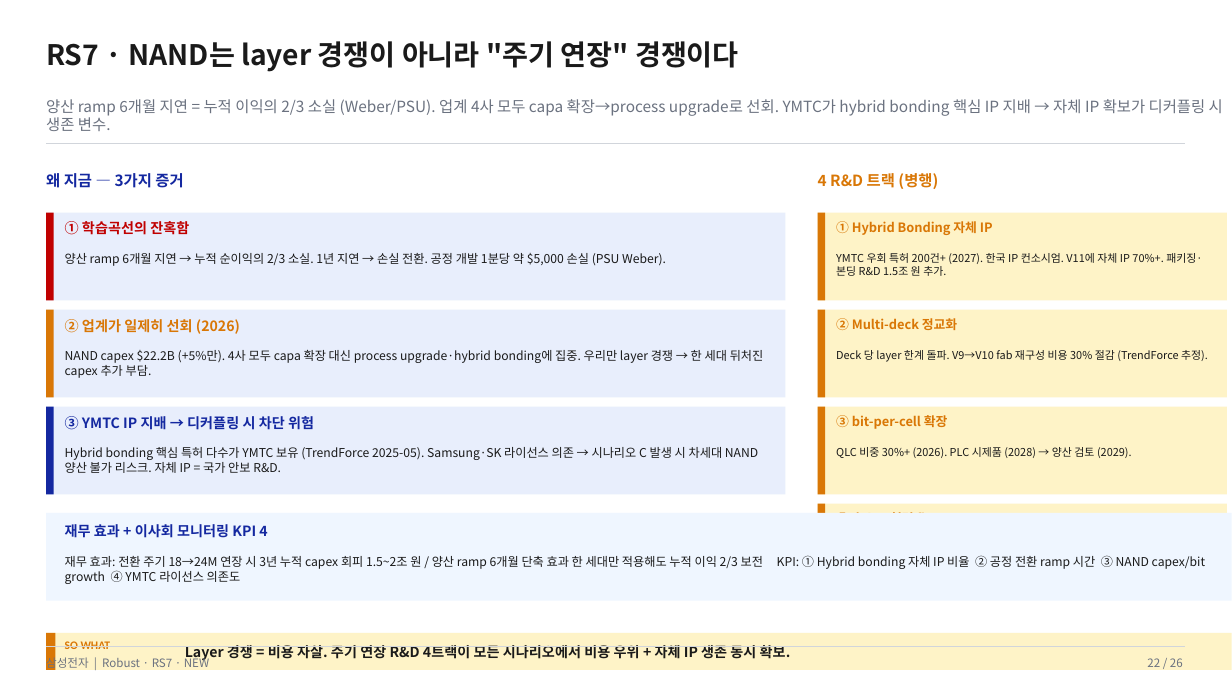
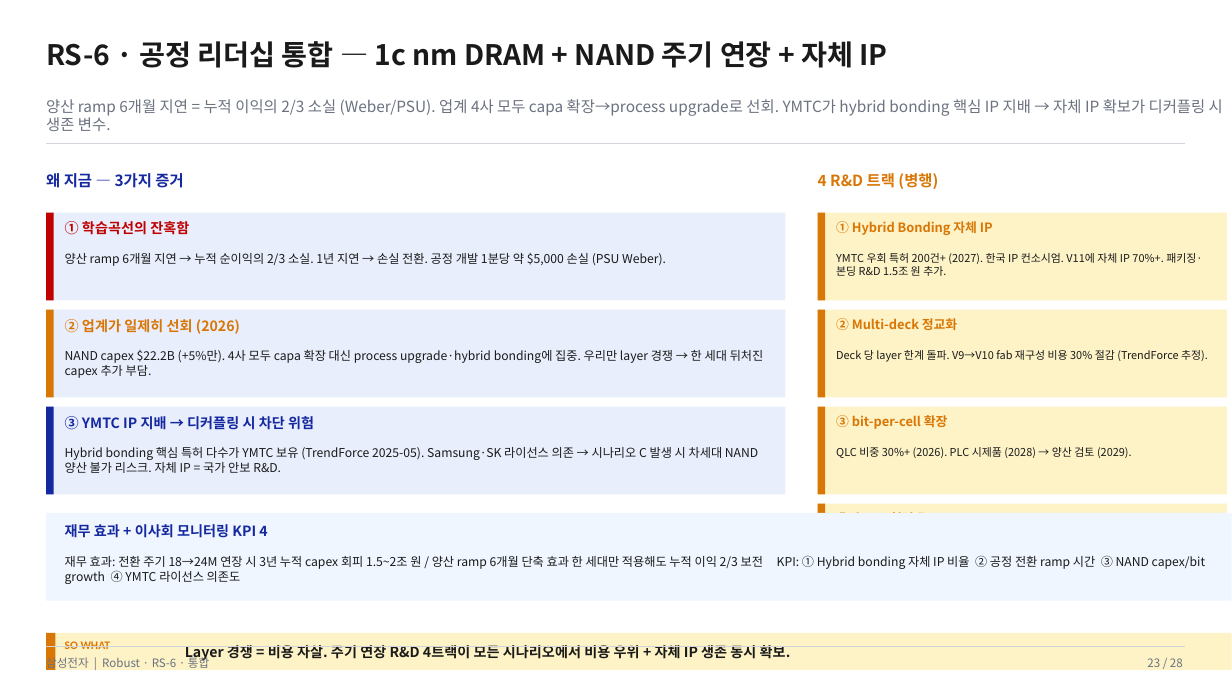
Before and after one commit to k31001/action-learning, a slide deck: slide 23 of presentation/samsung-memory-scenario-planning.pptx (slide 22 before the commit). Drawn at 1232x693 pixels with LibreOffice and Linux fonts; fonts in the diff are those of the drawing. Boxes give left, top, right and bottom in pixels: in the first picture for what was removed or moved away, otherwise in the second. Text is boxed around its words. In the diff, an @@ line names an element or a change of style, - is before the commit and + after.

```diff
--- a/presentation/samsung-memory-scenario-planning.pptx
+++ b/presentation/samsung-memory-scenario-planning.pptx
@@ text at <box>46,41,888,68</box>: text changed @@
-RS7 · NAND는 layer 경쟁이 아니라 "주기 연장" 경쟁이다
+RS-6 · 공정 리더십 통합 — 1c nm DRAM + NAND 주기 연장 + 자체 IP
@@ text at <box>46,655,209,671</box>: text changed @@
-삼성전자 | Robust · RS7 · NEW
+삼성전자 | Robust · RS-6 · 통합
@@ text at <box>1147,658,1183,671</box>: text changed @@
-22 / 26
+23 / 28
```
Also in this commit, not shown: 24 other slides changed, 2 slides added, 12 other files.
